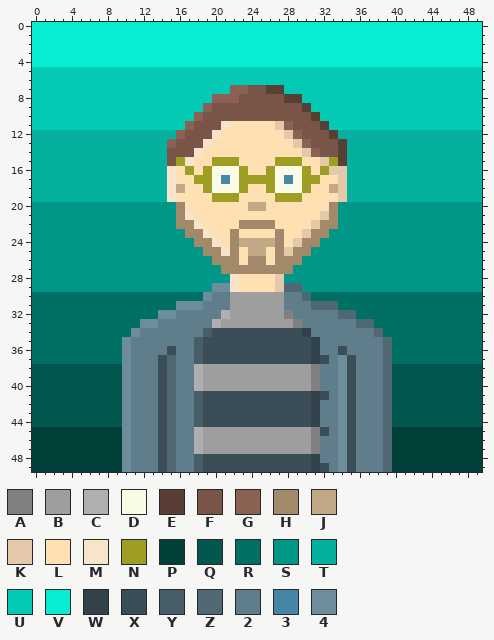
A pixel-art sprite gets an edit: img/skyler.png. The picture above is the old version.
The file is 500x500 pixels, drawn in blocks of 10x10; one block is one cell here.
Palette (. is transparent): A #827f82  B #9e9e9e  C #b0aeb0  D #f9fbe7  E #593e35  F #795548  G #8a6153  H #a1896a  J #c2a986  K #e3c9aa  L #ffe0b2  M #f7e4ca  N #9e9d24  P #014039  Q #02574e  R #007065  S #009688  T #06b09f  U #04c9b5  V #07edd2  W #32424a  X #3b4e57  Y #475e69  Z #506873  2 #607d8b  3 #4687a8  4 #6d8d9c
The same view after the edit:
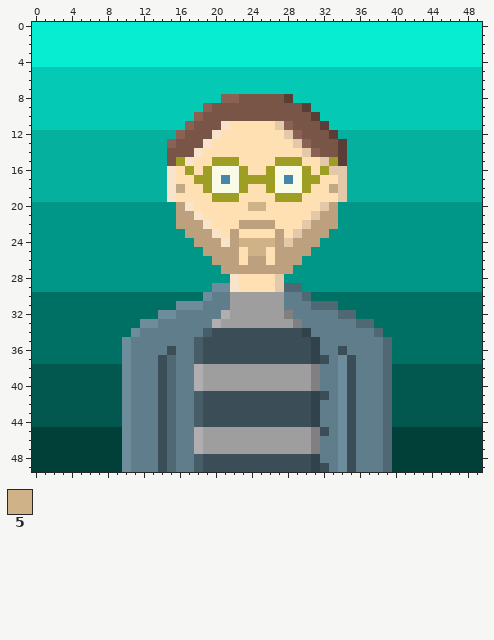
Colours new in this view: 5 #cfb288
Edits made:
colour H: #a1896a -> #bda07d
Changed rows in their new state; - is a pixel that keeps its letter.
first column x 20:
 7 --UUUUUU--
 8 U--------U
first column x 17:
20 M------55------K
21 HM------------KH
22 -HM----------KH-
23 --HM--------KH--
24 ---HM-5555-KH---
25 ----H--55--H----
